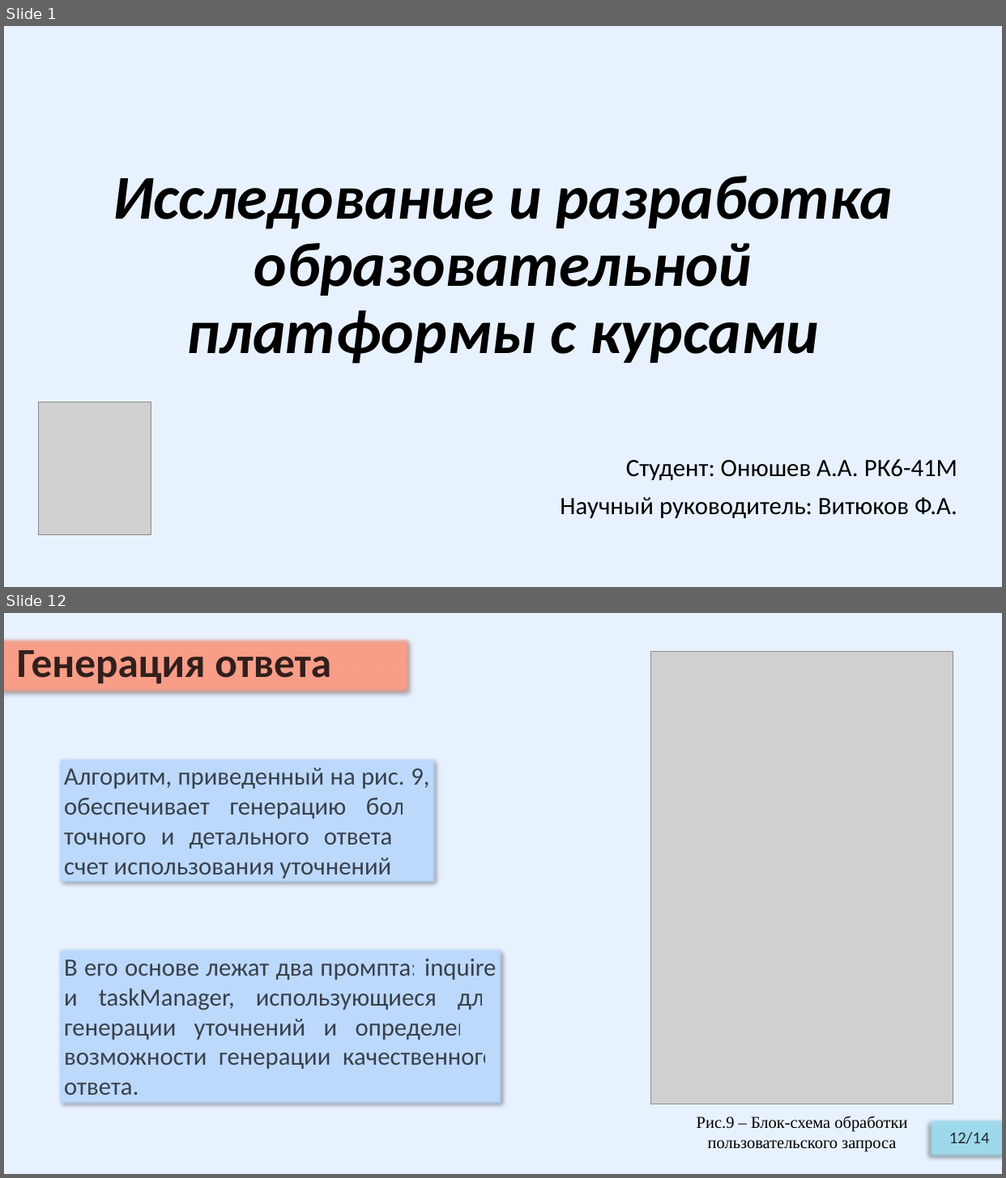
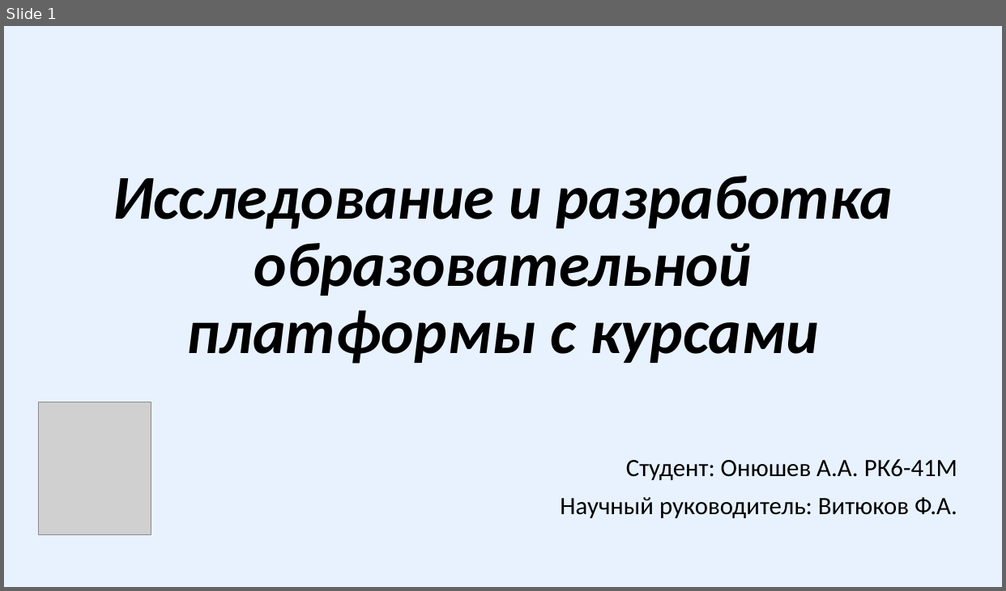
Before and after one commit to Relax-FM/Diploma, a slide deck: master/Diploma/presentation/OnyushevA_RK6-41M.pptx. Shown one above the other, each under a label of ours: slides 1 and 12 before the commit, slide 1 after it; the slides between them are not shown. The pictures are 1006x1178 and 1006x591 pixels, drawn with LibreOffice and Linux fonts; fonts in the diff are those of the drawing; grey boxes stand for pictures. Boxes give left, top, right and bottom in pixels: in the first picture for what was removed or moved away, otherwise in the second. Text is boxed around its words. In the diff, an @@ line names an element or a change of style, - is before the commit and + after.

```diff
--- a/master/Diploma/presentation/OnyushevA_RK6-41M.pptx
+++ b/master/Diploma/presentation/OnyushevA_RK6-41M.pptx
@@ slide 12 removed at (4,613,1002,1174), background #E8F2FE @@
@@ subtitle removed at (4,637,410,694) @@
-Генерация ответа
@@ picture removed at (651,651,953,1104) @@
@@ rectangle removed at (57,756,437,885) @@
-Алгоритм, приведенный на рис. 9, обеспечивает генерацию более точного и детального ответа за счет использования уточнений
@@ rectangle removed at (57,948,503,1106) @@
-В его основе лежат два промпта: inquire и taskManager, использующиеся для генерации уточнений и определения возможности генерации качественного ответа.
@@ text removed at (697,1116,907,1152) @@
-Рис.9 – Блок-схема обработки пользовательского запроса
@@ rectangle removed at (927,1118,1002,1160) @@
-12/14
```
Also in this commit, not shown: 9 slides changed, 4 slides added, 3 other slides removed, 6 other files.
